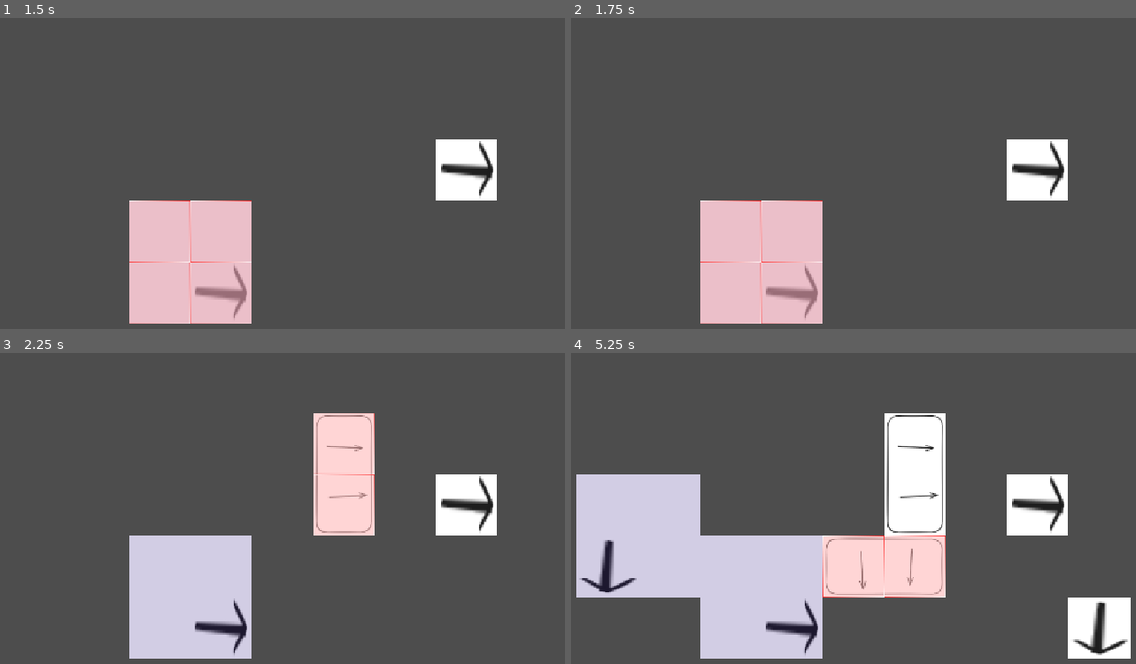
Above: before the commit, frames 1-4 (two rows, left to right).
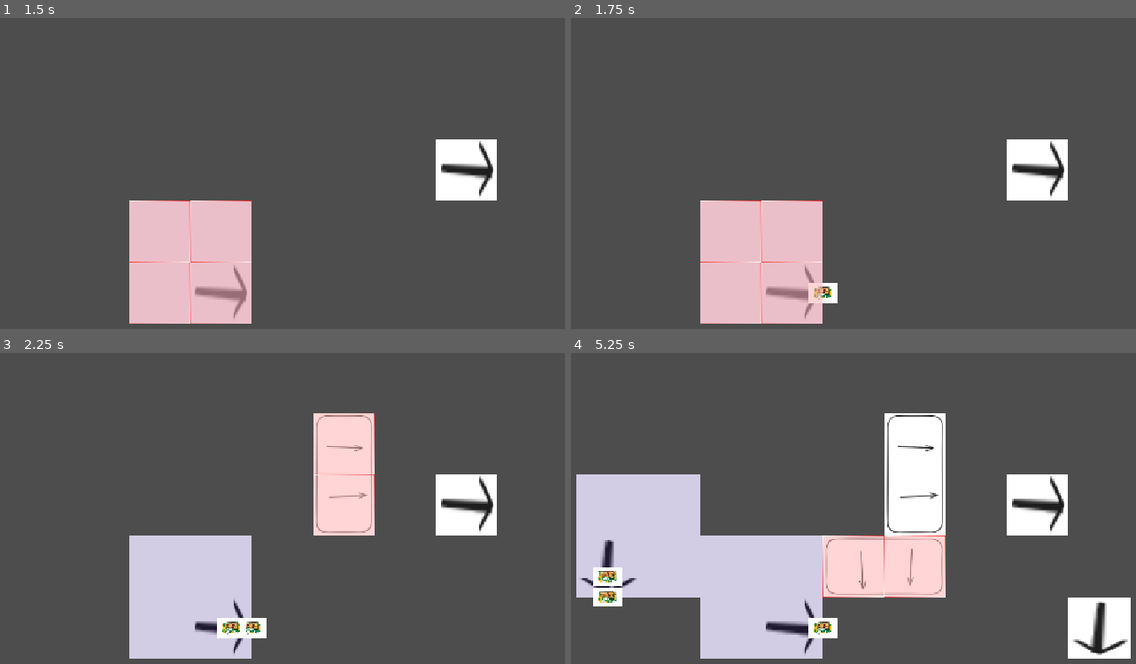
Above: after the commit, the same moments.

Repository: Schlutzkrapfen/Camara-Game
Game: Godot game, scene res://Levels/main_scene.tscn
The game is run twice, just before and just after one commit, with the same random seed, the same clock (stepped at 60 frames per second) and the same inputs.
Inputs (mouse positions are in pixels of both pictures, inside the frame that each line leads up to):
- Up to frame 1 (1.5 s): tap Enter at 0.5 s; move the mouse to (452, 198) at 0.52 s; tap 1 (Belt) at 0.6 s; click (452, 198) at 0.67 s; tap Space at 1.25 s; move the mouse to (158, 238) at 1.27 s; tap ' (Goo_maker) at 1.35 s; click (158, 238) at 1.42 s
- Up to frame 2 (1.75 s): no input
- Up to frame 3 (2.25 s): tap Enter at 2 s; move the mouse to (367, 464) at 2.02 s; tap 2 (Splitter) at 2.1 s; click (367, 464) at 2.17 s
- Up to frame 4 (5.25 s): move the mouse to (836, 632) at 2.77 s; tap R (roration) at 2.85 s; click (836, 632) at 2.92 s; tap Space at 3.5 s; move the mouse to (1079, 611) at 3.52 s; tap 1 (Belt) at 3.6 s; click (1079, 611) at 3.67 s; move the mouse to (655, 492) at 4.27 s; tap ' (Goo_maker) at 4.35 s; click (655, 492) at 4.42 s; tap Enter at 5 s; move the mouse to (904, 552) at 5.02 s; tap 2 (Splitter) at 5.1 s; click (904, 552) at 5.17 s

Frame 1 is identical in both runs. In frame 2, 0.3% of the frame differs, in the area x 42-48%, y 85-92%; in frame 3, 0.6%; in frame 4, 1.0%, in the area x 3-48%, y 68-92%.

Commit message:
Fixed the spawning

Diff:
--- a/Resourcen/building_resource.gd
+++ b/Resourcen/building_resource.gd
@@ -10,8 +10,4 @@
 @export var output:Array[itemResouce]
 #Which tile has the output and which direction
 @export var output_tile:Dictionary[Vector2i,Global.TileTransform]
-var position:Vector2i = Vector2i(0,0)
 var cur_input:Array[itemResouce]
-var cur_time:float = 0
-var last_output:int = 0
-var build_rotation:Global.TileTransform
--- a/script/spawner.gd
+++ b/script/spawner.gd
@@ -6,9 +6,13 @@
 signal item_spawned(Node2d)
 var is_okay_to_build:bool = true
 class BuildData:
-	var outputs: Array[Vector2i] = []
-	var transform: Global.TileTransform
-	var cut_time: float
+	var rotation: Global.TileTransform
+	var resource_refrence: BuildingResource
+	var cur_time: float = 0
+	var last_output:int =0
+	func _init( p_buildingresource: BuildingResource ,p_transform: Global.TileTransform = Global.TileTransform.None) -> void:
+		rotation = p_transform
+		resource_refrence = p_buildingresource
 
 
 var current_builds: Dictionary[Vector2i, BuildData]
@@ -25,22 +29,22 @@
 
 func _process(delta: float) -> void:
 	for key in current_builds: # or current_builds.items()
-		var factory = current_builds[key]
-		if factory.input == factory.cur_input:
-			factory.cur_time +=delta
-			if factory.cur_time > factory.craft_time:
-				output_items(factory,key)
-				factory.cur_time = 0
+		var factory:BuildData = current_builds[key]
+		#if factory.input == factory.cur_input:
+		factory.cur_time +=delta
+		if factory.cur_time > factory.resource_refrence.craft_time:
+			output_items(factory,key)
+			factory.cur_time = 0
 
 
-func output_items(factory,positon):
-	for item_resource in factory.output:
-		var current_size:int = factory.last_output% factory.output_tile.size()
+func output_items(factory:BuildData,positon):
+	for item_resource in factory.resource_refrence.output:
+		var current_size:int = factory.last_output% factory.resource_refrence.output_tile.size()
 		var item = item_resource.item_scene.instantiate()
-		var keys = factory.output_tile.keys()
+		var keys = factory.resource_refrence.output_tile.keys()
 
 		item.global_position = tilemap.to_global(
-		tilemap.map_to_local(positon + Global.get_rotation_out_of_size(keys[current_size].x,keys[current_size].y,factory.build_rotation))
+		tilemap.map_to_local(positon + Global.get_rotation_out_of_size(keys[current_size].x,keys[current_size].y,factory.rotation))
 )
 		add_child(item)
 		emit_signal("item_spawned",item)
@@ -57,6 +61,7 @@
 	#TODO:delte hole factory
 	var local_position = tilemap.to_local(mouse_position)
 	var tile = tilemap.local_to_map(local_position)
+	print("ERROR DELTE DOES NOT FUNKTION CORRECLTY AT THE MOMENT")
 	print(tile)
 	tilemap.set_cell(tile)
 
@@ -64,13 +69,12 @@
 func spawn(mouse_position):
 	var local_position = tilemap.to_local(mouse_position)
 	var tile = tilemap.local_to_map(local_position)
-	for x in Global.factory_list[Global.current_house].size.x:
-		for y in Global.factory_list[Global.current_house].size.y:
+	var current_house = Global.factory_list[Global.current_house]
+	for x in current_house.size.x:
+		for y in current_house.size.y:
 			var local_tile =  Vector2i(x,y)
 			var tiles = tile + Global.get_rotation_out_of_size(x ,y)
 			emit_signal("new_flowmaptile_saved",tiles,Global.currentrotation)
-			tilemap.set_cell(tiles,Global.factory_list[Global.current_house].tilemap_id,Global.factory_list[Global.current_house].position_tilemap+local_tile,Global.currentrotation)
-	Global.factory_list[Global.current_house].position = tile
-	Global.factory_list[Global.current_house].build_rotation = Global.currentrotation
-	#current_builds[tile] = Global.factory_list[Global.current_house]
-	print(current_builds)
+			tilemap.set_cell(tiles,current_house.tilemap_id,current_house.position_tilemap+local_tile,Global.currentrotation)
+	var buildings:BuildData =  BuildData.new(current_house,Global.currentrotation)
+	current_builds[tile] =buildings
